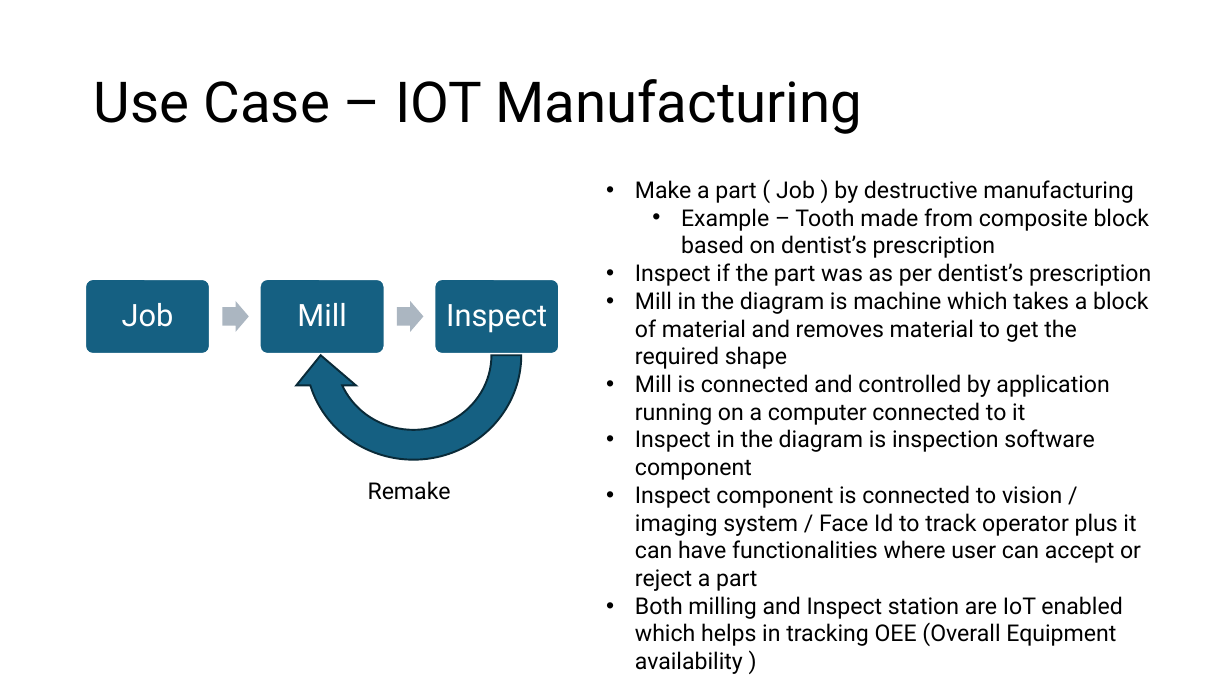
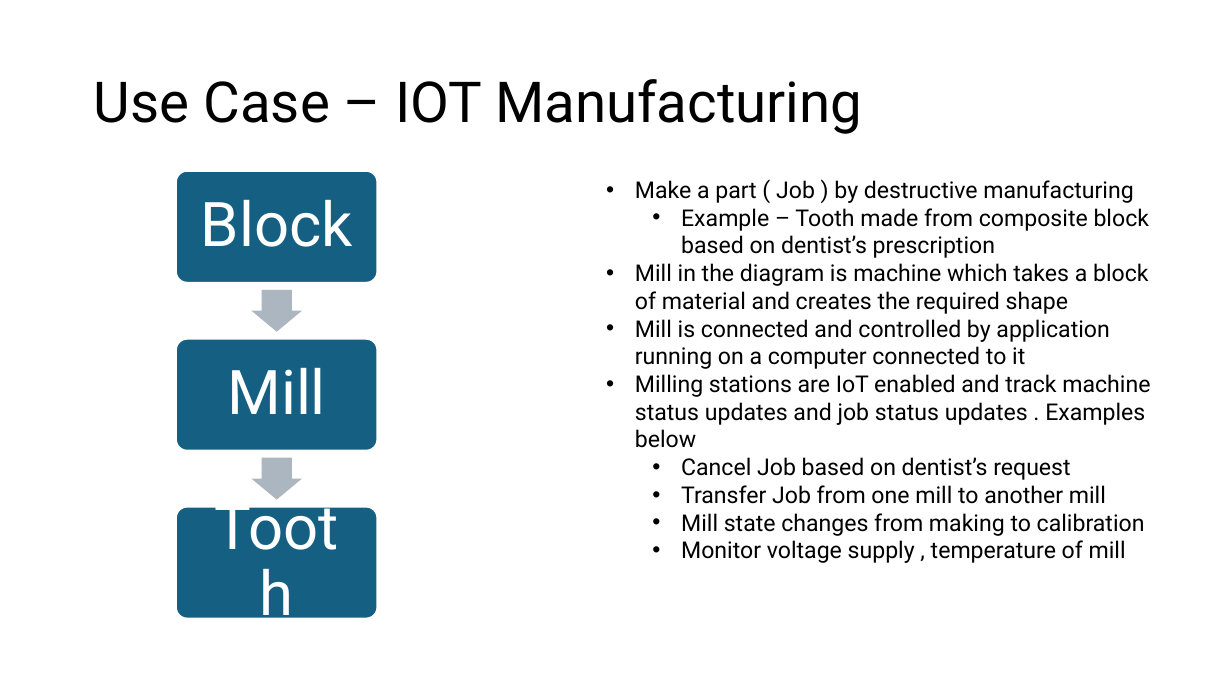
Before and after one commit to pankajkhara/advansys, a slide deck: slide 2 of docs/Assignment.pptx. Drawn at 1232x693 pixels with LibreOffice and Linux fonts; fonts in the diff are those of the drawing. Boxes give left, top, right and bottom in pixels: in the first picture for what was removed or moved away, otherwise in the second. Text is boxed around its words. In the diff, an @@ line names an element or a change of style, - is before the commit and + after.

```diff
--- a/docs/Assignment.pptx
+++ b/docs/Assignment.pptx
@@ circular arrow removed at [291,236,537,474] @@
@@ text at [635,263,1149,314]: text changed @@
-• Inspect if the part was as per dentist’s prescription
-• Mill in the diagram is machine which takes a block of material and removes material to get the required shape
+• Mill in the diagram is machine which takes a block of material and creates the required shape
@@ right arrow at [251,290,302,332]: rotation 0 to 90 degrees @@
@@ group removed at [85,279,559,354]: 2 rounded rectangles, 2 texts, 1 right arrow @@
-Job
-Inspect
@@ rounded rectangle: place and size @@
-rounded rectangle at [260,279,384,354]
+rounded rectangle at [176,339,377,451]
@@ text "Mill": place and size @@
-text "Mill" at [297,303,346,326]
+text "Mill" at [227,367,326,414]
@@ text "Mill" at [227,367,326,414]: size 24 to 48 pt; more space between paragraphs @@
@@ text at [635,374,1150,563]: text changed @@
-• Inspect in the diagram is inspection software component
-• Inspect component is connected to vision / imaging system / Face Id to track operator plus it can have functionalities where user can accept or reject a part
-• Both milling and Inspect station are IoT enabled which helps in tracking OEE (Overall Equipment availability )
+• Milling stations are IoT enabled and track machine status updates and job status updates . Examples below
+  • Cancel Job based on dentist’s request
+  • Transfer Job from one mill to another mill
+  • Mill state changes from making to calibration
+  • Monitor voltage supply , temperature of mill
@@ text removed at [368,481,451,500] @@
-Remake
@@ group added at [176,171,377,618]: 2 rounded rectangles, 2 texts, 1 right arrow @@
+Block
+Tooth
```
Also in this commit, not shown: 3 slides added, 1 slide removed.
